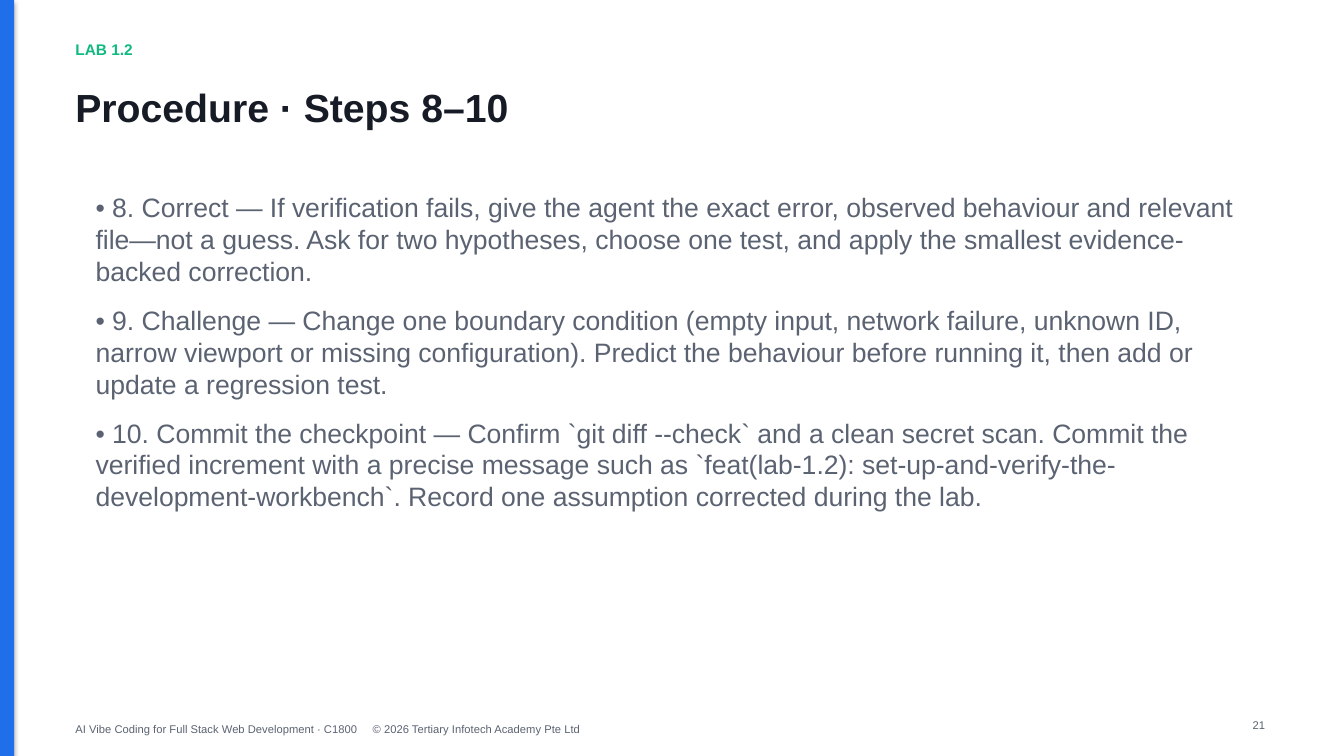
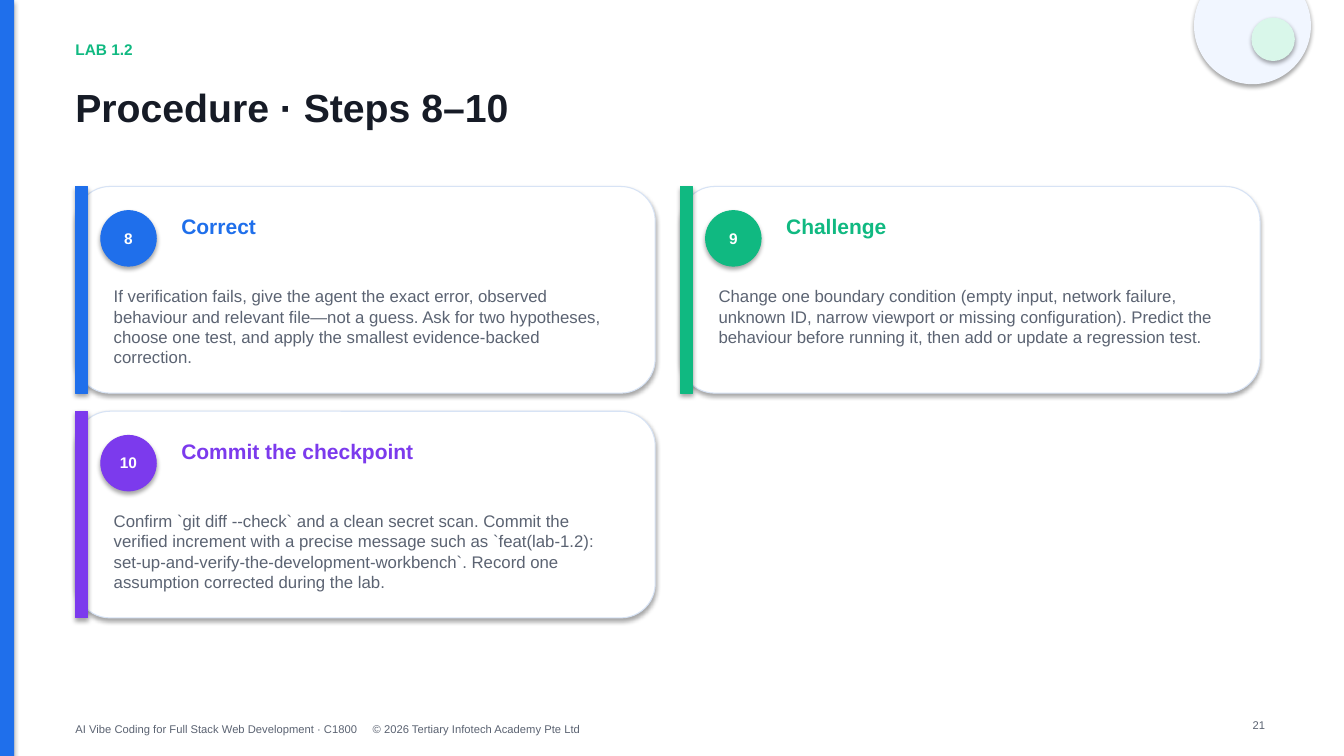
Before and after one commit to tertiarycourses/C1800-AI-Vibe-Coding-for-Full-Stack-Web-Development, a slide deck: slide 21 of courseware/C1800 AI Vibe Coding for Full Stack Web Development.pptx. Drawn at 1344x756 pixels with LibreOffice and Linux fonts; fonts in the diff are those of the drawing. Boxes give left, top, right and bottom in pixels: in the first picture for what was removed or moved away, otherwise in the second. Text is boxed around its words. In the diff, an @@ line names an element or a change of style, - is before the commit and + after.

```diff
--- a/courseware/C1800 AI Vibe Coding for Full Stack Web Development.pptx
+++ b/courseware/C1800 AI Vibe Coding for Full Stack Web Development.pptx
@@ ellipse added at (1195, 0, 1311, 84), fill #F1F6FF, outline #F1F6FF 0.75 pt @@
@@ ellipse added at (1252, 18, 1295, 60), fill #D9F7EA, outline #D9F7EA 0.75 pt @@
@@ rounded rectangle added at (76, 187, 655, 393), fill #FFFFFF, outline #D7E3F5 0.75 pt @@
@@ rectangle added at (76, 187, 88, 393), fill #1F6FEB, outline #1F6FEB 0.75 pt @@
@@ text removed at (96, 197, 1232, 512) @@
-• 8. Correct — If verification fails, give the agent the exact error, observed behaviour and relevant file—not a guess. Ask for two hypotheses, choose one test, and apply the smallest evidence-backed correction.
-• 9. Challenge — Change one boundary condition (empty input, network failure, unknown ID, narrow viewport or missing configuration). Predict the behaviour before running it, then add or update a regression test.
-• 10. Commit the checkpoint — Confirm `git diff --check` and a clean secret scan. Commit the verified increment with a precise message such as `feat(lab-1.2): set-up-and-verify-the-development-workbench`. Record one assumption corrected during the lab.
@@ rounded rectangle added at (681, 187, 1260, 393), fill #FFFFFF, outline #D7E3F5 0.75 pt @@
@@ rectangle added at (681, 187, 693, 393), fill #10B981, outline #10B981 0.75 pt @@
@@ ellipse added at (101, 211, 156, 266), fill #1F6FEB, outline #1F6FEB 0.75 pt @@
@@ text added at (124, 233, 133, 244), 11 pt, text #FFFFFF, bold @@
+8
@@ text added at (181, 219, 256, 235), 15 pt, text #1F6FEB, bold @@
+Correct
@@ ellipse added at (706, 211, 761, 266), fill #10B981, outline #10B981 0.75 pt @@
@@ text added at (729, 233, 738, 244), 11 pt, text #FFFFFF, bold @@
+9
@@ text added at (786, 218, 886, 239), 15 pt, text #10B981, bold @@
+Challenge
@@ text added at (114, 290, 600, 363), 12 pt, text #5B6372 @@
+If verification fails, give the agent the exact error, observed behaviour and relevant file—not a guess. Ask for two hypotheses, choose one test, and apply the smallest evidence-backed correction.
@@ text added at (719, 290, 1211, 347), 12 pt, text #5B6372 @@
+Change one boundary condition (empty input, network failure, unknown ID, narrow viewport or missing configuration). Predict the behaviour before running it, then add or update a regression test.
@@ rounded rectangle added at (76, 411, 655, 618), fill #FFFFFF, outline #D7E3F5 0.75 pt @@
@@ rectangle added at (76, 411, 88, 618), fill #7C3AED, outline #7C3AED 0.75 pt @@
@@ ellipse added at (101, 436, 156, 491), fill #7C3AED, outline #7C3AED 0.75 pt @@
@@ text added at (181, 443, 413, 463), 15 pt, text #7C3AED, bold @@
+Commit the checkpoint
@@ text added at (120, 457, 137, 468), 11 pt, text #FFFFFF, bold @@
+10
@@ text added at (114, 514, 594, 592), 12 pt, text #5B6372 @@
+Confirm `git diff --check` and a clean secret scan. Commit the verified increment with a precise message such as `feat(lab-1.2): set-up-and-verify-the-development-workbench`. Record one assumption corrected during the lab.
```
Also in this commit, not shown: 231 other slides changed, 1 other file.
